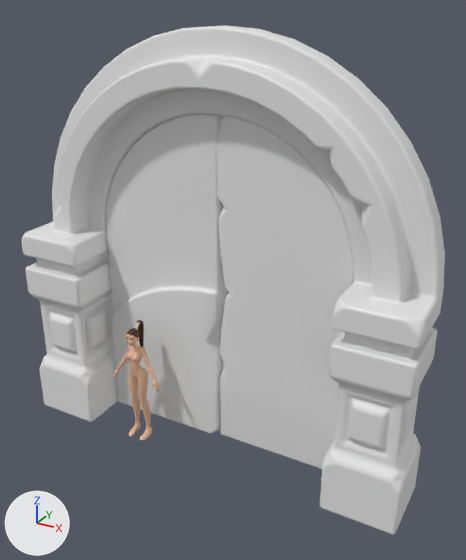
The Blender file Ash/Blender files/3d_Assets.blend, before and after one commit.
One viewpoint serves both versions: a 50 mm camera at (6.23, -6.51, 5.9) aimed at (2.55, 0.18, 2.55). The lights are fixed; the arrows at lower left show +X, +Y and +Z.

The first picture shows 'Body', 'DoorArch_high', 'Doorleft_high', 'Doorright_high'.
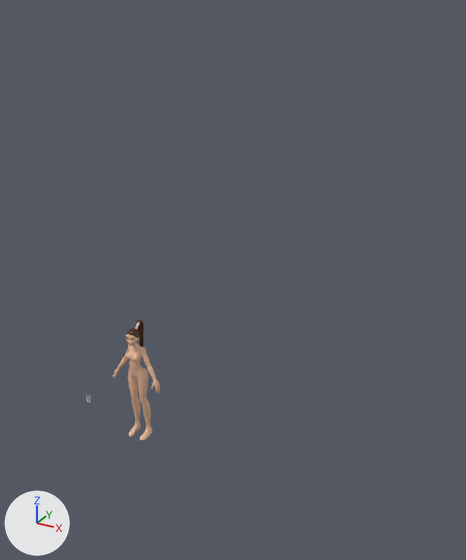
Changed parts and their boxes (x1, y1, x2, y2) in the pictures (466 x 560 px):
'DoorArch_high', hidden: before (22, 25, 445, 535)
'Doorright_high', hidden: before (217, 115, 353, 469)
'Doorleft_high', hidden: before (106, 114, 227, 433)

The edits, one by one:
Object 'DoorArch_high' (ob_doorarch_high) is now hidden.
Object 'Doorright_high' (ob_doorright_high) is now hidden.
Object 'Doorleft_high' (ob_doorleft_high) is now hidden.
